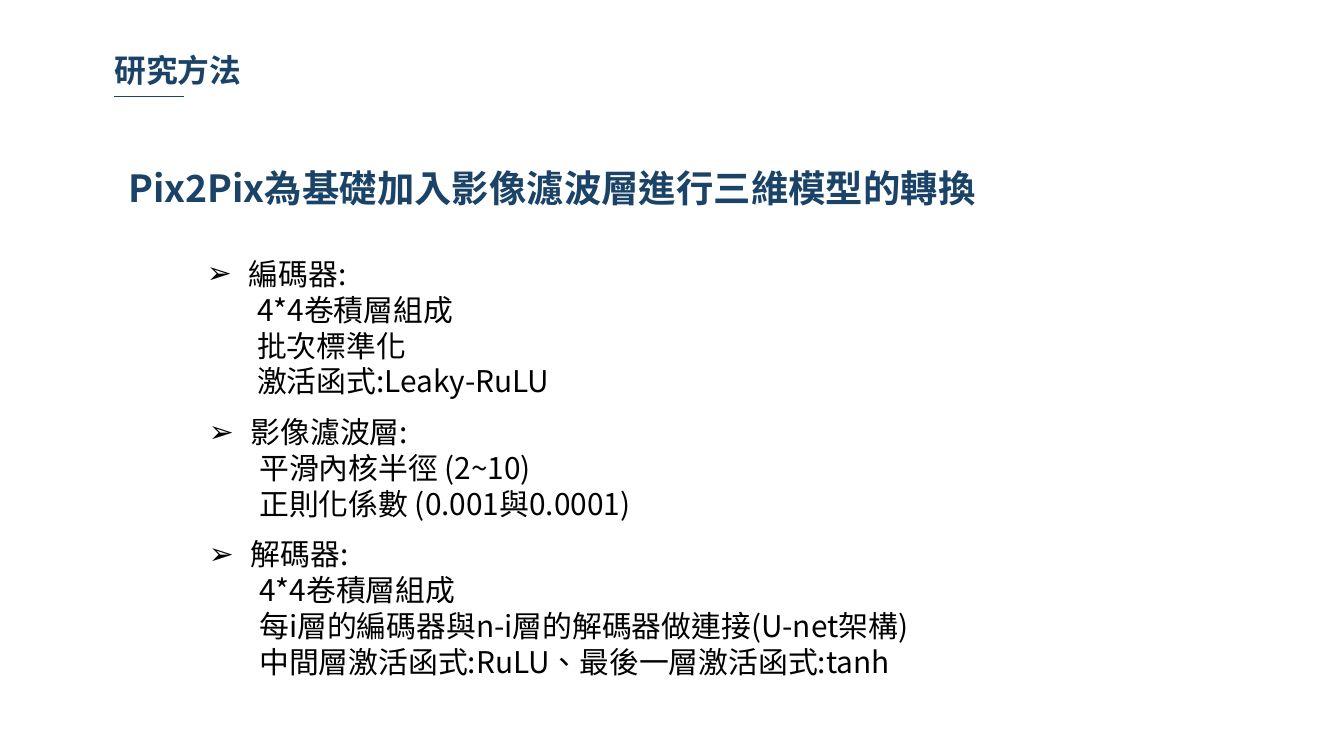
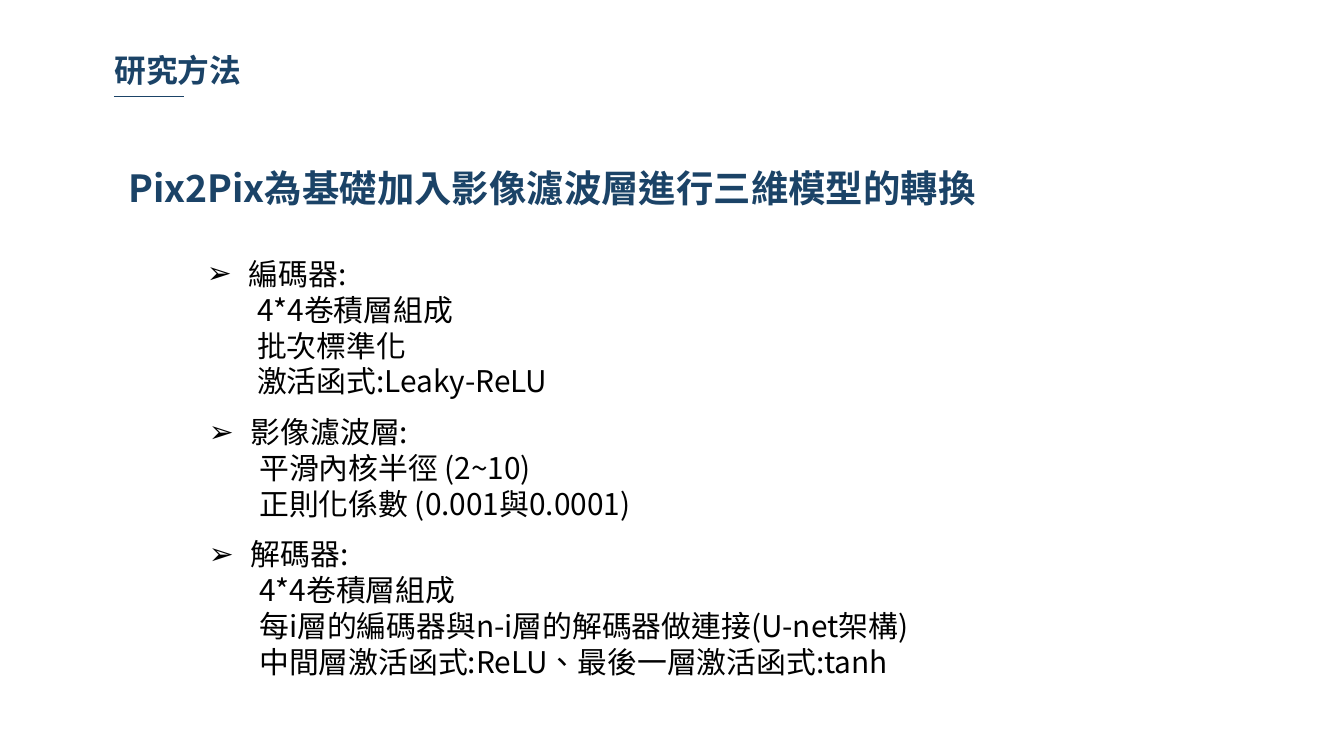
Before and after one commit to 10994015/paper, a slide deck: slide 37 of 論文/論文寫作期末報告.pptx. Drawn at 1344x756 pixels with LibreOffice and Linux fonts; fonts in the diff are those of the drawing; background and template pictures are left out. Boxes give left, top, right and bottom in pixels: in the first picture for what was removed or moved away, otherwise in the second. Text is boxed around its words. In the diff, an @@ line names an element or a change of style, - is before the commit and + after.

```diff
--- a/論文/論文寫作期末報告.pptx
+++ b/論文/論文寫作期末報告.pptx
@@ text at <box>257,367,547,399</box>: text changed @@
-  激活函式:Leaky-RuLU
+  激活函式:Leaky-ReLU
@@ text at <box>259,648,888,676</box>: text changed @@
-  中間層激活函式:RuLU、最後一層激活函式:tanh
+  中間層激活函式:ReLU、最後一層激活函式:tanh
```
Also in this commit, not shown: 7 other slides changed.
